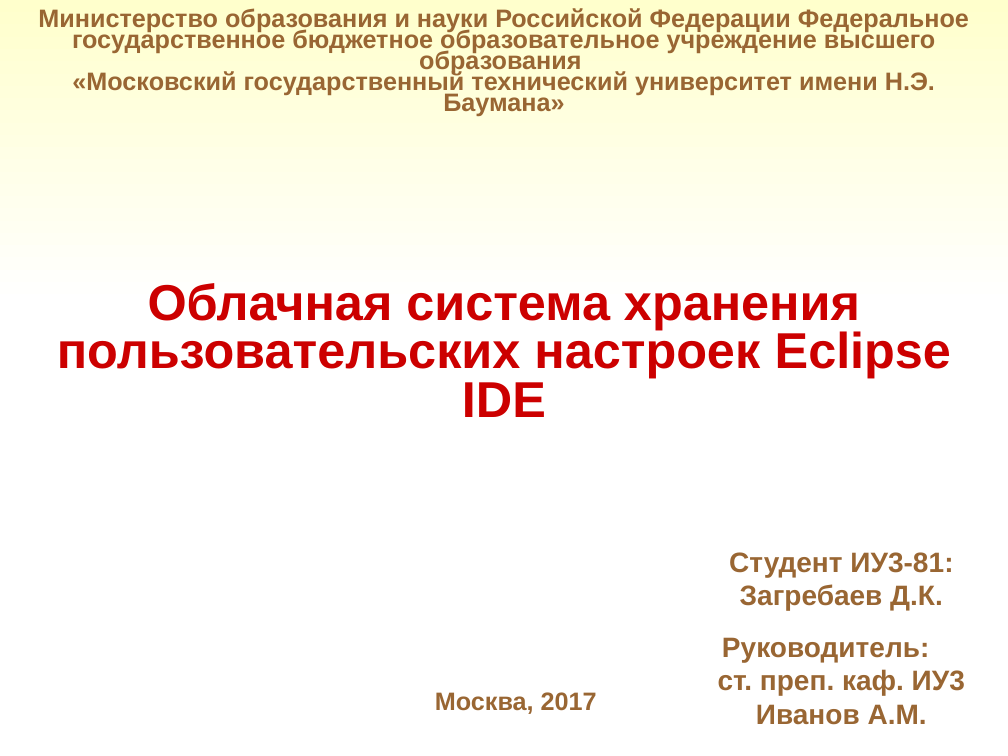
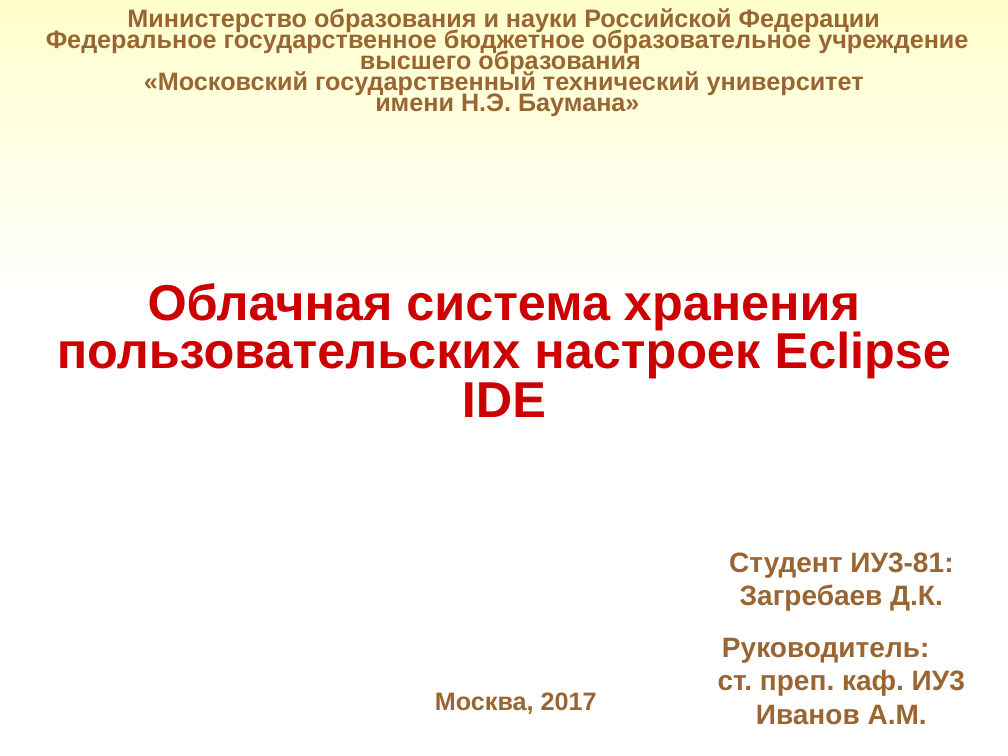
Before and after one commit to DmitryZagr/Diploma, a slide deck: slide 1 of преза/Zagrebaev.PPT. Drawn at 1008x756 pixels with LibreOffice and Linux fonts; fonts in the diff are those of the drawing; background and template pictures are left out. Boxes give left, top, right and bottom in pixels: in the first picture for what was removed or moved away, otherwise in the second. Text is boxed around its words. In the diff, an @@ line names an element or a change of style, - is before the commit and + after.

```diff
--- a/преза/Zagrebaev.PPT
+++ b/преза/Zagrebaev.PPT
@@ text at [46,8,968,116]: text changed @@
-Министерство образования и науки Российской Федерации Федеральное государственное бюджетное образовательное учреждение высшего образования
-«Московский государственный технический университет имени Н.Э. Баумана»
+Министерство образования и науки Российской Федерации
+Федеральное государственное бюджетное образовательное учреждение высшего образования
+«Московский государственный технический университет
+имени Н.Э. Баумана»
```
Also in this commit, not shown: 3 other slides changed, 1 slide added, 1 slide removed.
